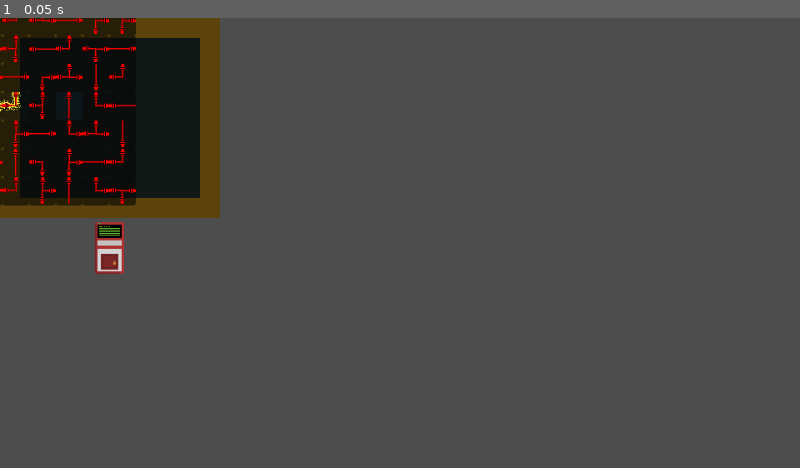
Above: before the commit, frame 1.
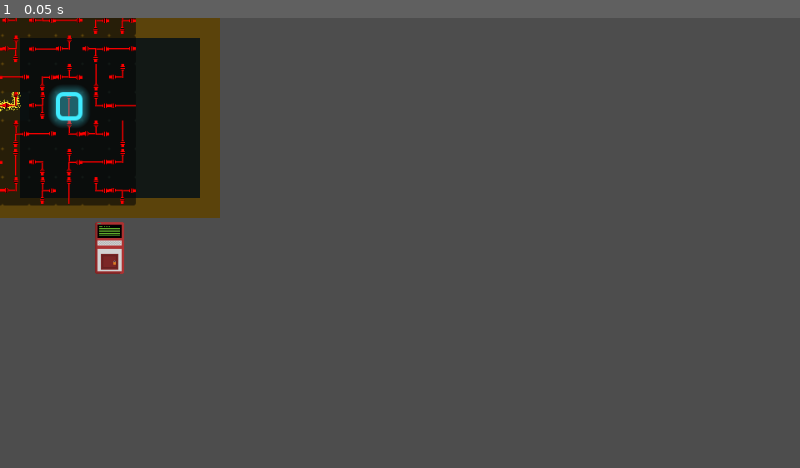
Above: after the commit, the same moment.

Repository: The-Spark-Industries/spark-energy
Game: Godot game, scene res://Master Scenes/wirePuzzleBoxTree.tscn
Same seed, same stepped clock (60 frames per second), same inputs: the game is played once before the commit and once after it. This scene is started directly instead of the project's main scene.
Inputs:
- Up to frame 1 (0.05 s): no input

The runs differ from the first frame. In frame 1, 0.4% of the frame differs, in the area x 6-11%, y 15-24%.

Commit message:
Area highlight + more distinct barriers
- Made a highlight around the square selected
- Made barrier blocks more obvious

Diff:
--- a/Scripts/PipeMinigame.gd
+++ b/Scripts/PipeMinigame.gd
@@ -82,6 +82,7 @@
 var _cells: Array[PanelContainer] = []
 var _cell_labels: Array[Label] = []
 var _cell_icons: Array[Sprite2D] = []
+var _cell_highlights: Array[Panel] = []
 var _pieces: Array[Dictionary] = []
 var _puzzle: PipePuzzleDefinition = null
 var _grid_size: int = 3
@@ -372,6 +373,7 @@
 	_cells.clear()
 	_cell_labels.clear()
 	_cell_icons.clear()
+	_cell_highlights.clear()
 	_grid.columns = _grid_size
 
 	var separation_basis: int = max(_grid_size, _grid_height)
@@ -444,10 +446,24 @@
 			label.add_theme_font_override("font", ui_font)
 
 		cell.add_child(label)
+
+		var highlight := Panel.new()
+		highlight.set_anchors_preset(Control.PRESET_FULL_RECT)
+		highlight.offset_left = 2.0
+		highlight.offset_top = 2.0
+		highlight.offset_right = -2.0
+		highlight.offset_bottom = -2.0
+		highlight.mouse_filter = Control.MOUSE_FILTER_IGNORE
+		highlight.z_index = 30
+		highlight.visible = false
+		highlight.add_theme_stylebox_override("panel", _make_cell_highlight_stylebox())
+		cell.add_child(highlight)
+
 		_grid.add_child(cell)
 		_cells.append(cell)
 		_cell_labels.append(label)
 		_cell_icons.append(icon)
+		_cell_highlights.append(highlight)
 
 	if embedded_mode and _embedded_anchor_node != null and not _active:
 		call_deferred("_update_embedded_anchor_position")
@@ -724,6 +740,8 @@
 func _update_cells(flow_cells: Array[int] = []) -> void:
 	for i in range(_pieces.size()):
 		var piece: Dictionary = _pieces[i]
+		var kind := String(piece.get("kind", "empty"))
+		var is_block := kind == "block"
 		var use_texture := not (embedded_mode and embedded_use_glyphs)
 		var piece_tex: Texture2D = _piece_texture(piece, i in flow_cells) if use_texture else null
 		if piece_tex:
@@ -743,12 +761,15 @@
 				_cell_icons[i].scale = Vector2.ONE
 			_cell_icons[i].rotation = _piece_rotation_radians(piece)
 			_cell_icons[i].visible = true
+			_cell_icons[i].modulate = Color(1.0, 0.56, 0.56, 1.0) if is_block else Color(1, 1, 1, 1)
 			_cell_labels[i].text = ""
 		else:
 			_cell_icons[i].visible = false
 			_cell_labels[i].text = _glyph_for_piece(piece)
 
 		var color := CELL_NORMAL
+		if is_block:
+			color = Color("7b2424")
 		if i in flow_cells:
 			color = CELL_FLOW
 		if i == _cursor_index:
@@ -757,15 +778,41 @@
 			color = CELL_SELECTED
 
 		_cells[i].self_modulate = color
+		var highlight := _cell_highlights[i]
 		if i == _grabbed_index:
 			_cells[i].scale = Vector2(1.14, 1.14)
 			_cells[i].z_index = 20
+			highlight.visible = true
+			highlight.self_modulate = Color(1.0, 0.72, 0.1, 1.0)
+			highlight.modulate = Color(1.0, 1.0, 1.0, 1.0)
 		elif i == _cursor_index:
 			_cells[i].scale = Vector2(1.06, 1.06)
 			_cells[i].z_index = 10
+			highlight.visible = true
+			highlight.self_modulate = Color(0.25, 0.92, 1.0, 1.0)
+			highlight.modulate = Color(1.0, 1.0, 1.0, 1.0)
 		else:
 			_cells[i].scale = Vector2.ONE
 			_cells[i].z_index = 0
+			highlight.visible = is_block
+			highlight.self_modulate = Color(1.0, 0.32, 0.32, 0.88)
+			highlight.modulate = Color(1.0, 1.0, 1.0, 1.0)
+
+func _make_cell_highlight_stylebox() -> StyleBoxFlat:
+	var style := StyleBoxFlat.new()
+	style.bg_color = Color(1, 1, 1, 0.0)
+	style.border_width_left = 5
+	style.border_width_top = 5
+	style.border_width_right = 5
+	style.border_width_bottom = 5
+	style.border_color = Color(1, 1, 1, 1)
+	style.corner_radius_top_left = 8
+	style.corner_radius_top_right = 8
+	style.corner_radius_bottom_right = 8
+	style.corner_radius_bottom_left = 8
+	style.shadow_size = 10
+	style.shadow_color = Color(1, 1, 1, 0.35)
+	return style
 
 func _can_pick(index: int) -> bool:
 	if _pieces[index].get("locked", false):
